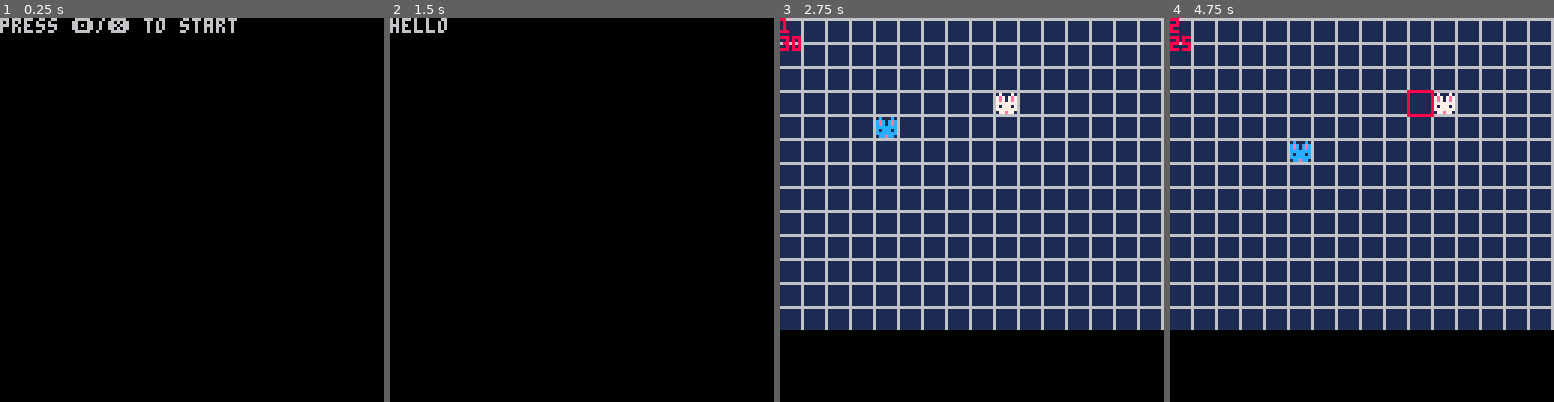
Above: before the commit, frames 1-4 (left to right).
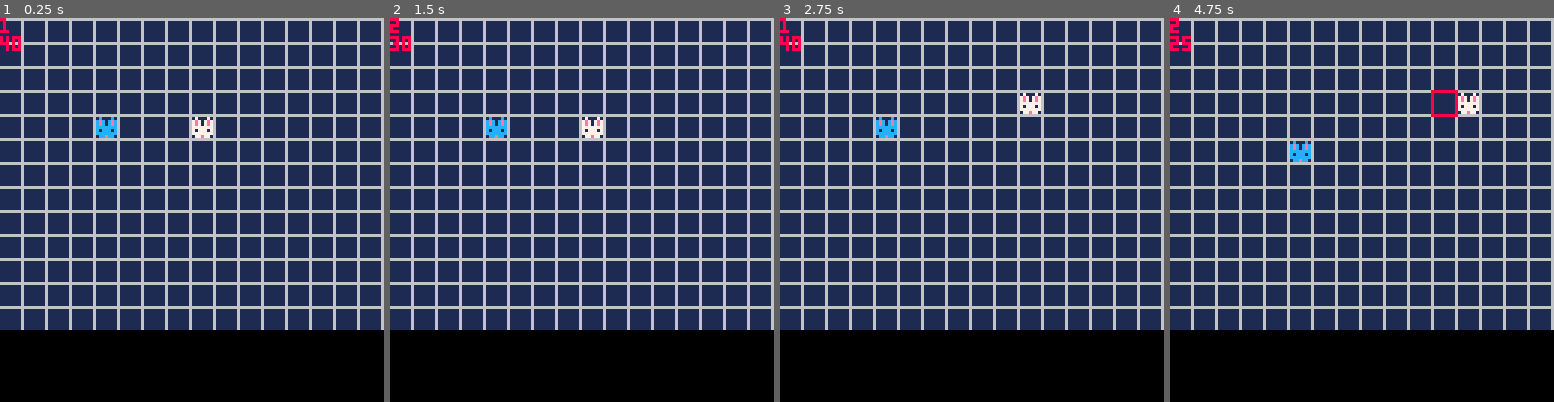
Above: after the commit, the same moments.

Repository: graphitical/d8-knight
Game: PICO-8 cartridge main.p8
The game is run twice, just before and just after one commit, with the same random seed, the same clock (stepped at 60 frames per second) and the same inputs.
Inputs:
- Up to frame 1 (0.25 s): no input
- Up to frame 2 (1.5 s): tap X (X key) at 0.33, 1.07 s; tap O (Z key) at 0.7 s
- Up to frame 3 (2.75 s): hold Right 1.6-2.1 s; tap O (Z key) at 1.7, 2.1, 2.5 s; tap X (X key) at 1.85 s; hold Up 2.15-2.42 s; hold Right from 2.47 s (still down)
- Up to frame 4 (4.75 s): tap O (Z key) every 0.4 s from 2.9 to 4.5 s; tap X (X key) at 2.97, 4.08 s; release Right at 3.03 s; hold Left 3.08-3.58 s; hold Down 3.63-3.97 s; hold Right 4.02-4.68 s; hold Up from 4.73 s (still down)

The runs differ from the first frame. In frame 1, 81% of the frame differs, in the area x 0-100%, y 0-82%; in frame 2, 81%; in frame 3, 0.5%; in frame 4, 0.7%.

Commit message:
Make player's movement attribute static
Now we check player's tail length against movement for upper bound on
moves

Diff:
--- a/main.p8
+++ b/main.p8
@@ -2,12 +2,12 @@
 version 36
 __lua__
 -- main
-g = {}
-g.upd = mmenu_upd
-g.drw = mmenu_drw
+g = {} -- games state
+c = {} -- config
 
 function _init()
- mmenu_ini()
+ -- mmenu_ini()
+ cmbt_ini()
 end
 
 function _update()
@@ -72,68 +72,75 @@
 -->8
 -- combat
 function render_path(pc)
+ if #pc.tail == 0 then
+  return
+ end
  for p in all(pc.tail) do
-  x0 = p[1]*8-1
-  y0 = p[2]*8
+  local x0 = p[1]*8-1
+  local y0 = p[2]*8
   rect(x0,y0,x0+8,y0+8,8)
  end
 end
 
 function end_turn(pc)
- player_turn = player_turn % 2 + 1
+ c.player_turn = c.player_turn % 2 + 1
  pc.tail = {}
- pc.mvmt = 30
 end
 
 function move_pc(pc,di,dj)
- nxt = {pc.i+di,
+ local nxt = {pc.i+di,
         pc.j+dj}
 
- nw_tail = {}
+ local nw_tail = {}
  for p in all(pc.tail) do
   if nxt[1]==p[1] and
      nxt[2]==p[2] then
    break
   end
-  nw_tail[#nw_tail+1] = p
+  add(nw_tail, p)
  end
  -- if the tail is growing
  -- then add our current pos
  -- as the end of the tail
  if #nw_tail >= #pc.tail then
-  nw_tail[#nw_tail+1] = {pc.i,
-                         pc.j}
+  add(nw_tail, {pc.i, pc.j})
  end
-
- nw_mvmt = 30 - 5*#nw_tail
 
  -- if open and we have
  -- movement we can move there
  if mget(nxt[1],nxt[2]) == 2 and
-    nw_mvmt >= 0 then
+    (pc.mvmt-#nw_tail) >= 0 then
   pc.i = nxt[1]
   pc.j = nxt[2]
   pc.tail = nw_tail
-  pc.mvmt = nw_mvmt
  end
-
 end
 
 function cmbt_ini()
- cls()
- players = {}
- pc = { i=4, j=4, mvmt=30, tail={}, sp=1}
- add(players,pc)
- pc = { i = 8, j = 4, mvmt=30, tail={}, sp=6}
- add(players,pc)
- num_turns = #players
- player_turn = 1
  g.upd = cmbt_upd
  g.drw = cmbt_drw
+
+ c.players = {}
+ local pc = {
+  i=4,
+  j=4,
+  mvmt=8,
+  tail={},
+  sp=1}
+ add(c.players,pc)
+ local pc = {
+  i = 8,
+  j = 4,
+  mvmt=6,
+  tail={},
+  sp=6}
+ add(c.players,pc)
+ c.num_turns = #c.players
+ c.player_turn = 1
 end
 
 function cmbt_upd()
- pc = players[player_turn]
+ local pc = c.players[c.player_turn]
  if (btnp(⬅️)) move_pc(pc,-1, 0)
  if (btnp(➡️)) move_pc(pc, 1, 0)
  if (btnp(⬆️)) move_pc(pc, 0,-1)
@@ -144,13 +151,14 @@
 function cmbt_drw()
  cls()
  map()
- for pc in all(players) do
+ for pc in all(c.players) do
   spr(pc.sp,pc.i*8,pc.j*8)
  end
  color(8)
- print(player_turn)
- render_path(players[player_turn])
- print(pc.mvmt)
+ local pc = c.players[c.player_turn]
+ print(c.player_turn)
+ render_path(pc)
+ print(5*(pc.mvmt-#pc.tail))
 end
 -->8
 -- credits
